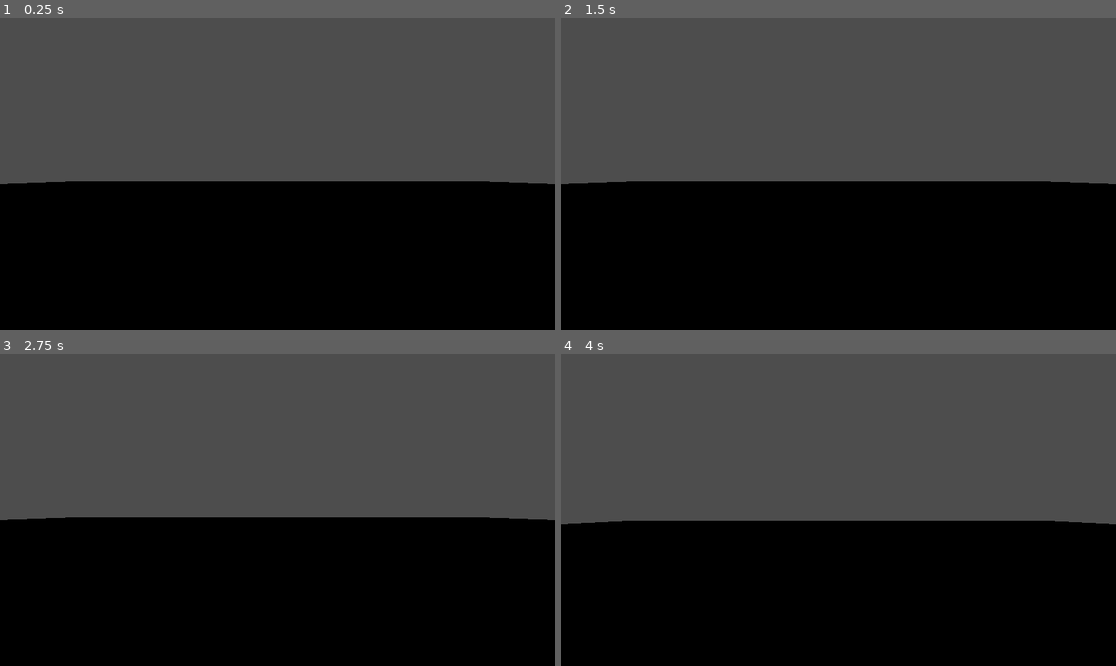
Above: before the commit, frames 1-4 (two rows, left to right).
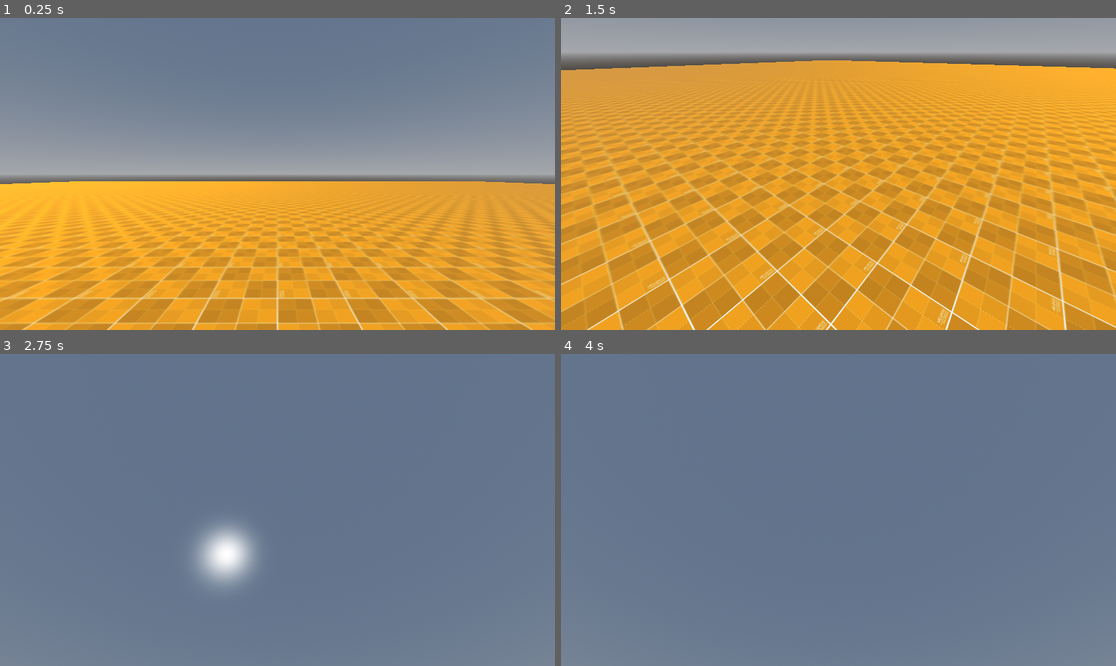
Above: after the commit, the same moments.

Repository: Eldhror/project_spaceship
Game: Godot game, scene res://scenes/test_site/test_site_eldhror.tscn
The game is run twice, just before and just after one commit, with the same random seed, the same clock (stepped at 60 frames per second) and the same inputs.
Inputs (mouse positions are in pixels of both pictures, inside the frame that each line leads up to):
- Up to frame 1 (0.25 s): no input
- Up to frame 2 (1.5 s): tap Enter (ui_accept) at 0.5, 0.6 s; move the mouse to (960, 158) at 0.52 s; hold D (right) 0.53-1.28 s; tap Space (jump, bound only after the commit) at 0.77, 0.8, 1.07, 1.35 s; move the mouse to (727, 189) at 1.27 s; hold S (backward) from 1.28 s (still down)
- Up to frame 3 (2.75 s): tap Space (jump, bound only after the commit) at 1.52, 1.82, 2.3 s; tap Enter (ui_accept) at 1.55, 2.1 s; move the mouse to (333, 441) at 2.02 s; release S (backward) at 2.03 s; hold D (right) from 2.03 s (still down)
- Up to frame 4 (4 s): tap Enter (ui_accept) at 2.75, 2.85 s; move the mouse to (810, 572) at 2.77 s; release D (right) at 2.78 s; hold W (forward) 2.78-3.53 s; tap Space (jump, bound only after the commit) at 3.02, 3.32, 3.6, 3.77 s; move the mouse to (1005, 556) at 3.52 s; hold A (left) from 3.53 s (still down)

The runs differ from the first frame. In frame 1, 100% of the frame differs, in the area x 0-100%, y 0-100%; in frame 2, 99%; in frame 3, 100%; in frame 4, 100%.

Commit message:
improved player controller and modified my test scene

Diff:
--- a/project-spaceship/project.godot
+++ b/project-spaceship/project.godot
@@ -14,6 +14,11 @@
 run/main_scene="uid://dkesfwtp88sel"
 config/features=PackedStringArray("4.6", "Forward Plus")
 config/icon="res://assets/icon.svg"
+
+[display]
+
+window/size/viewport_width=1920
+window/size/viewport_height=1080
 
 [input]
 
@@ -37,6 +42,16 @@
 "events": [Object(InputEventKey,"resource_local_to_scene":false,"resource_name":"","device":-1,"window_id":0,"alt_press …(192 unchanged characters)…
 ]
 }
+jump={
+"deadzone": 0.2,
+"events": [Object(InputEventKey,"resource_local_to_scene":false,"resource_name":"","device":-1,"window_id":0,"alt_pressed":false,"shift_pressed":false,"ctrl_pressed":false,"meta_pressed":false,"pressed":false,"keycode":0,"physical_keycode":32,"key_label":0,"unicode":32,"location":0,"echo":false,"script":null)
+]
+}
+Esc={
+"deadzone": 0.2,
+"events": [Object(InputEventKey,"resource_local_to_scene":false,"resource_name":"","device":-1,"window_id":0,"alt_pressed":false,"shift_pressed":false,"ctrl_pressed":false,"meta_pressed":false,"pressed":false,"keycode":0,"physical_keycode":4194305,"key_label":0,"unicode":0,"location":0,"echo":false,"script":null)
+]
+}
 
 [physics]
 
--- a/project-spaceship/scenes/player/Player.tscn
+++ b/project-spaceship/scenes/player/Player.tscn
@@ -16,5 +16,10 @@
 [node name="CollisionShape3D" type="CollisionShape3D" parent="." unique_id=780575183]
 shape = SubResource("CapsuleShape3D_4kuee")
 
-[node name="Camera3D" type="Camera3D" parent="." unique_id=1518563498]
-transform = Transform3D(1, 0, 0, 0, 1, 0, 0, 0, 1, 0, 0.80134666, 0)
+[node name="TwistInput" type="Node3D" parent="." unique_id=1632738802]
+transform = Transform3D(1, 0, 0, 0, 1, 0, 0, 0, 1, 0, 0.83458716, 0)
+
+[node name="PitchInput" type="Node3D" parent="TwistInput" unique_id=1520086050]
+
+[node name="Camera3D" type="Camera3D" parent="TwistInput/PitchInput" unique_id=1518563498]
+transform = Transform3D(-4.371139e-08, 0, -1, 0, 1, 0, 1, 0, -4.371139e-08, 0, 0, 0)
--- a/project-spaceship/scenes/player/player.gd
+++ b/project-spaceship/scenes/player/player.gd
@@ -1,23 +1,50 @@
 extends CharacterBody3D
 
 
-const SPEED = 5.0
-const JUMP_VELOCITY = 4.5
+const SPEED: float = 20
+const JUMP_VELOCITY: float = 4.5
 
+var mouse_sensitivity: float = 0.01
+
+var twist_input: float = 0
+var pitch_input: float = 0
+var cam_pitch_max: int = 60
+
+func _ready():
+	Input.mouse_mode = Input.MOUSE_MODE_CAPTURED
 
 func _physics_process(delta: float) -> void:
+	var direction: Vector3
+	var input: Vector3 = Vector3.ZERO
+
+		#check wether mouse escaped
+	if Input.is_action_just_pressed("Esc"):
+		if Input.mouse_mode == 2:
+			Input.set_mouse_mode(Input.MOUSE_MODE_VISIBLE)
+		else:
+			Input.set_mouse_mode(Input.MOUSE_MODE_CAPTURED)
+
+	$TwistInput.rotate_y(twist_input)
+	$TwistInput/PitchInput.rotate_z(pitch_input)
+	$TwistInput/PitchInput.rotation.z = clamp($TwistInput/PitchInput.rotation.z, deg_to_rad(-cam_pitch_max), deg_to_rad(cam_pitch_max))
+
+	twist_input = 0
+	pitch_input = 0
+
 	# Add the gravity.
 	if not is_on_floor():
 		velocity += get_gravity() * delta
 
 	# Handle jump.
-	if Input.is_action_just_pressed("ui_accept") and is_on_floor():
+	if Input.is_action_just_pressed("jump") and is_on_floor():
 		velocity.y = JUMP_VELOCITY
 
 	# Get the input direction and handle the movement/deceleration.
 	# As good practice, you should replace UI actions with custom gameplay actions.
-	var input_dir := Input.get_vector("ui_left", "ui_right", "ui_up", "ui_down")
-	var direction := (transform.basis * Vector3(input_dir.x, 0, input_dir.y)).normalized()
+	input.x = Input.get_axis("backward", "forward")
+	input.z = Input.get_axis("left", "right")
+
+	direction = ($TwistInput.global_basis * input).normalized()
 	if direction:
 		velocity.x = direction.x * SPEED
 		velocity.z = direction.z * SPEED
@@ -26,3 +53,9 @@
 		velocity.z = move_toward(velocity.z, 0, SPEED)
 
 	move_and_slide()
+
+func _unhandled_input(event: InputEvent):
+	if event is InputEventMouseMotion:
+		if Input.get_mouse_mode() == Input.MOUSE_MODE_CAPTURED:
+			twist_input = - event.relative.x * mouse_sensitivity
+			pitch_input = - event.relative.y * mouse_sensitivity
--- a/project-spaceship/scenes/test_site/test_ground.tscn
+++ b/project-spaceship/scenes/test_site/test_ground.tscn
@@ -1,9 +1,16 @@
 [gd_scene format=3 uid="uid://dkfqsg6os0ypt"]
+
+[ext_resource type="Texture2D" uid="uid://b8tab1a416ev0" path="res://assets/prototype.png" id="1_a8f55"]
 
 [sub_resource type="BoxShape3D" id="BoxShape3D_yyyhe"]
 size = Vector3(100, 1, 100)
 
+[sub_resource type="StandardMaterial3D" id="StandardMaterial3D_1to8w"]
+albedo_texture = ExtResource("1_a8f55")
+uv1_triplanar = true
+
 [sub_resource type="BoxMesh" id="BoxMesh_yyyhe"]
+material = SubResource("StandardMaterial3D_1to8w")
 size = Vector3(100, 1, 100)
 
 [node name="TestGround" type="StaticBody3D" unique_id=1490277025]
--- a/project-spaceship/scenes/test_site/test_site_eldhror.tscn
+++ b/project-spaceship/scenes/test_site/test_site_eldhror.tscn
@@ -2,6 +2,21 @@
 
 [ext_resource type="PackedScene" uid="uid://dkfqsg6os0ypt" path="res://scenes/test_site/test_ground.tscn" id="1_4yf8g"]
 [ext_resource type="PackedScene" uid="uid://by46fr73yoxy1" path="res://scenes/player/Player.tscn" id="2_gwhf3"]
+
+[sub_resource type="ProceduralSkyMaterial" id="ProceduralSkyMaterial_4yf8g"]
+
+[sub_resource type="Sky" id="Sky_gwhf3"]
+sky_material = SubResource("ProceduralSkyMaterial_4yf8g")
+
+[sub_resource type="Environment" id="Environment_g0hdm"]
+background_mode = 2
+sky = SubResource("Sky_gwhf3")
+ambient_light_source = 3
+reflected_light_source = 2
+
+[sub_resource type="CameraAttributesPractical" id="CameraAttributesPractical_4yf8g"]
+
+[sub_resource type="Compositor" id="Compositor_4yf8g"]
 
 [node name="TestSiteEldhror" type="Node3D" unique_id=573191776]
 
@@ -9,3 +24,11 @@
 
 [node name="Player" parent="." unique_id=1661357372 instance=ExtResource("2_gwhf3")]
 transform = Transform3D(1, 0, 0, 0, 1, 0, 0, 0, 1, 0, 1.7681761, 0)
+
+[node name="WorldEnvironment" type="WorldEnvironment" parent="." unique_id=789063043]
+environment = SubResource("Environment_g0hdm")
+camera_attributes = SubResource("CameraAttributesPractical_4yf8g")
+compositor = SubResource("Compositor_4yf8g")
+
+[node name="DirectionalLight3D" type="DirectionalLight3D" parent="." unique_id=198504923]
+transform = Transform3D(1, 0, 0, 0, 0.695474, 0.7185512, 0, -0.7185512, 0.695474, 0, 31, 0)
--- /dev/null
+++ b/project-spaceship/scenes/test_site/test_site_peter.tscn
@@ -0,0 +1,10 @@
+[gd_scene format=3 uid="uid://cjnghxsqn5wmg"]
+
+[ext_resource type="PackedScene" uid="uid://mg1xkusrqmrp" path="res://scenes/experiments/sentient_asteroid.tscn" id="1_3n7op"]
+
+[node name="TestSitePeter" type="Node3D" unique_id=1886781211]
+
+[node name="Camera3D" type="Camera3D" parent="." unique_id=620861634]
+transform = Transform3D(1, 0, 0, 0, 1, 0, 0, 0, 1, 0, 0, 4.8789063)
+
+[node name="SentientAsteroid1" parent="." unique_id=1148656564 instance=ExtResource("1_3n7op")]
Binary file added: project-spaceship/assets/prototype.png
Not shown, added: project-spaceship/assets/prototype.png.import
